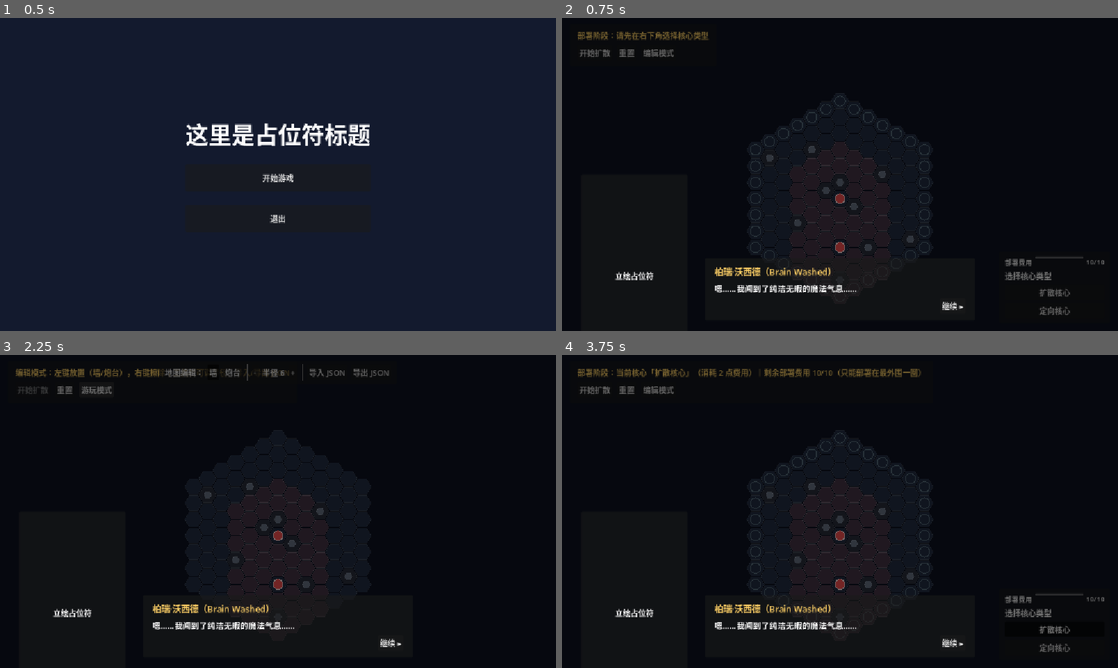
Above: before the commit, frames 1-4 (two rows, left to right).
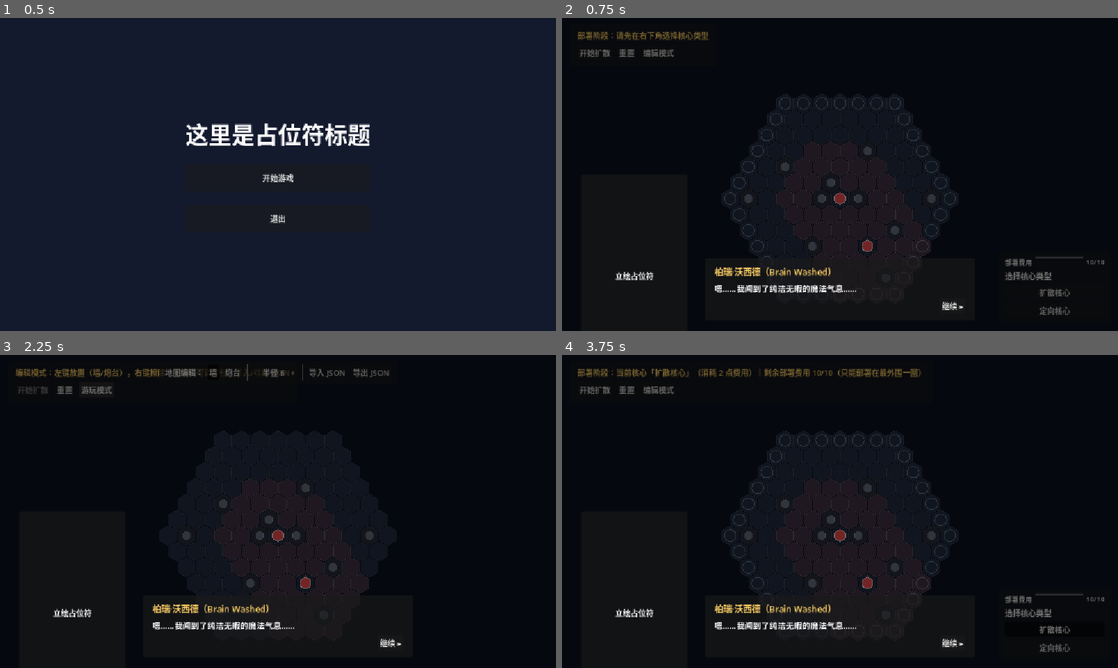
Above: after the commit, the same moments.

Repository: Dilute-l/ProjectGrow
Game: Godot game, scene res://main_menu.tscn
Two runs of this game, one before a commit and one after it. Both use one fixed random seed, a clock stepped at 60 frames per second and the inputs below.
Inputs:
- Up to frame 1 (0.5 s): no input
- Up to frame 2 (0.75 s): click "开始游戏" at 0.5 s
- Up to frame 3 (2.25 s): click "重置" at 1.25 s; click "编辑模式" at 2 s
- Up to frame 4 (3.75 s): click "游玩模式" at 2.75 s; click "扩散核心" at 3.5 s

Frame 1 is identical in both runs. In frame 2, 2.1% of the frame differs, in the area x 29-71%, y 24-77%; in frame 3, 1.2%; in frame 4, 2.1%.

Commit message:
加入了定向触手的贴图绘制

Diff:
--- a/hex_game.tscn
+++ b/hex_game.tscn
@@ -1,6 +1,11 @@
 [gd_scene format=3 uid="uid://buq8v4r6jbohc"]
 
 [ext_resource type="Script" uid="uid://cane2mmnyf14f" path="res://scripts/hex_game.gd" id="1_5p4vs"]
+[ext_resource type="Script" uid="uid://co6p1ibxykhye" path="res://scripts/texture_overlay.gd" id="2_s8scs"]
 
 [node name="Main" type="Node2D" unique_id=116855881]
 script = ExtResource("1_5p4vs")
+
+[node name="GroundOverlay" type="Node2D" parent="." unique_id=353896957]
+script = ExtResource("2_s8scs")
+draw_offset = Vector2(-26.7, -31)
--- a/scripts/hex_draw.gd
+++ b/scripts/hex_draw.gd
@@ -31,7 +31,7 @@
 		var s: float = game.hex_size * 0.42
 		var pts := PackedVector2Array()
 		for i in 6:
-			var a := deg_to_rad(60.0 * i)
+			var a := deg_to_rad(60.0 * i + 30.0)
 			pts.append(c + Vector2(cos(a), sin(a)) * s)
 		game.draw_colored_polygon(pts, game.COL_WALL_EDGE)
 		var closed := pts.duplicate()
@@ -96,7 +96,7 @@
 func draw_hex(center: Vector2, size: float, col: Color) -> void:
 	var pts := PackedVector2Array()
 	for i in 6:
-		var a := deg_to_rad(60.0 * i)
+		var a := deg_to_rad(60.0 * i + 30.0)
 		pts.append(center + Vector2(cos(a), sin(a)) * size)
 	game.draw_colored_polygon(pts, col)
 	var closed := pts.duplicate()
--- a/scripts/hex_geometry.gd
+++ b/scripts/hex_geometry.gd
@@ -27,25 +27,25 @@
 	var margin: float = 60.0
 	var avail_w: float = vs.x - margin * 2.0
 	var avail_h: float = vs.y - margin * 2.0 - 90.0
-	var by_w: float = avail_w / (3.0 * game.map_radius + 2.0)
-	var by_h: float = avail_h / (sqrt(3.0) * (2.0 * game.map_radius + 1.0))
+	var by_w: float = avail_w / (sqrt(3.0) * (2.0 * game.map_radius + 1.0))
+	var by_h: float = avail_h / (3.0 * game.map_radius + 2.0)
 	game.hex_size = clampf(minf(game.HEX_SIZE_DEFAULT, minf(by_w, by_h)), 8.0, game.HEX_SIZE_DEFAULT)
 
-## 轴向坐标（点尖顶）转像素（相对原点）
+## 轴向坐标（尖顶朝上 / pointy-top）转像素（相对原点）
 static func axial_to_pixel(q: float, r: float, size: float) -> Vector2:
-	return Vector2(size * 1.5 * q, size * sqrt(3.0) * (r + q * 0.5))
+	return Vector2(size * sqrt(3.0) * (q + r * 0.5), size * 1.5 * r)
 
 ## 某地块中心的屏幕坐标
 func hex_center(cell: Vector2i) -> Vector2:
 	return game.map_offset + axial_to_pixel(cell.x, cell.y, game.hex_size)
 
-## 屏幕坐标反解为轴向坐标（四舍五入到最近的六边形）
+## 屏幕坐标反解为轴向坐标（尖顶布局，四舍五入到最近的六边形）
 func pixel_to_hex(p: Vector2) -> Vector2i:
 	var lp: Vector2 = p - game.map_offset
-	var qf: float = (2.0 / 3.0 * lp.x) / game.hex_size
-	var rf: float = (-1.0 / 3.0 * lp.x + sqrt(3.0) / 3.0 * lp.y) / game.hex_size
-	var xf: float = qf
-	var zf: float = rf
+	var px: float = lp.x / game.hex_size
+	var py: float = lp.y / game.hex_size
+	var xf: float = sqrt(3.0) / 3.0 * px - 1.0 / 3.0 * py
+	var zf: float = 2.0 / 3.0 * py
 	var yf: float = -xf - zf
 	var rx: int = roundi(xf)
 	var ry: int = roundi(yf)
--- /dev/null
+++ b/scripts/speedy_core_mode.gd
@@ -0,0 +1,24 @@
+class_name SpeedyCoreMode
+extends CoreMode
+
+## 定向模式：部署时须点击相邻地块选择方向；此后每块该模式的污染地块
+## 都沿该方向单向扩散一格。方向存在 polluted[cell]["dir"] 中，扩散时继承。
+
+## 部署该模式核心的费用消耗（点；接线方在部署入口使用）
+const DEPLOY_COST := 1
+
+func mode() -> String:
+	return "speedy"
+
+func needs_direction() -> bool:
+	return true
+
+func interval_fallback() -> float:
+	return 0.3
+
+func display_name() -> String:
+	return "高速"
+
+func spread_candidates(cell: Vector2i, payload: Dictionary) -> Array[Vector2i]:
+	var dir: Vector2i = payload.get("dir", Vector2i.ZERO)
+	return [cell + dir]
--- /dev/null
+++ b/scripts/texture_overlay.gd
@@ -0,0 +1,122 @@
+class_name TextureOverlay
+extends Node2D
+
+## 贴图覆盖层（不修改 hex_game.gd）
+##
+## 作为 hex_game.tscn 里 Main 的子节点运行，把“上色方案”中能用贴图表达的部分
+## 叠画在原矢量色块之上：
+##   - 定向式核心（部署时带方向，如 directional / speedy 等）的所在格：
+##     画 images/Direct_core.png（本体）；
+##   - 任何“带方向载荷”的污染地块（非核心格，polluted[cell].dir 非零，
+##     即会朝某方向继续蔓延的定向式扩散）：按该方向画
+##     images/Direct_{left,right,upleft,upright,downleft,downright}.png；
+##   - 径向核心、普通地块、墙等维持原矢量色块（本层不画）。
+##
+## 说明：
+##   - 本脚本只【读取】父节点 Main（hex_game.gd 与其 geometry 模块）公开的
+##     units / polluted / hex_size / map_offset 以及 main.geometry.hex_center()，
+##     不改任何 hex_game.gd / hex_*.gd 代码；
+##   - 数值可调项（跨幅）集中在下方导出变量里；方向→贴图的选择见 _dir_entry()。
+##     贴图按原始方向绘制，不做旋转 —— 各方向图的朝向由图片本身保证。
+
+# ---------------------------------------------------------------------------
+# 贴图资源
+# ---------------------------------------------------------------------------
+const TEX_CORE := preload("res://images/Direct_core.png")
+const TEX_LEFT := preload("res://images/Direct_left.png")
+const TEX_RIGHT := preload("res://images/Direct_right.png")
+const TEX_UPLEFT := preload("res://images/Direct_upleft.png")
+const TEX_UPRIGHT := preload("res://images/Direct_upright.png")
+const TEX_DOWNLEFT := preload("res://images/Direct_downleft.png")
+const TEX_DOWNRIGHT := preload("res://images/Direct_downright.png")
+const ART_BOX := 154.0                 # 素材画布边长（像素）
+
+# 绘制大小（以 hex_size 为单位；相邻格中心距 ≈ √3 ≈ 1.732×hex_size）
+# 已导出：在编辑器选中 Main/GroundOverlay 节点，Inspector 里可实时调整
+@export_range(0.05, 4.0, 0.01) var core_span := 0.06        # 定向核心本体贴图跨幅
+@export_range(0.05, 4.0, 0.01) var tentacle_span := 0.06    # 定向污染蔓延贴图跨幅
+@export var draw_offset := Vector2.ZERO                     # 贴图整体位移（像素：x>0 向右、y>0 向下）
+
+var _last_hex_size := -1.0
+var _last_offset := Vector2(-1e9, -1e9)
+var _had_any := false          # 上一帧是否画过内容（用于“清空后立刻清屏”的重绘）
+
+# ---------------------------------------------------------------------------
+# 每帧：需要时重绘（跟随扩散/移除/窗口缩放）
+# ---------------------------------------------------------------------------
+func _process(_delta: float) -> void:
+	var main = get_parent()
+	if main == null:
+		return
+	var any := _has_items(main)
+	var geometry_changed: bool = main.hex_size != _last_hex_size or main.map_offset != _last_offset
+	# 有内容、几何变化、或“上一帧有内容但现在被清空（如重置）”时都要重绘
+	if any or geometry_changed or (_had_any and not any):
+		_last_hex_size = main.hex_size
+		_last_offset = main.map_offset
+		_had_any = any
+		queue_redraw()
+
+func _has_items(main) -> bool:
+	if main.units.size() > 0:
+		for n in main.units.values():
+			if n != null and n.is_directional():
+				return true
+	if main.polluted.size() > 0:
+		for cell in main.polluted.keys():
+			if main.units.has(cell):
+				continue
+			var pl: Dictionary = main.polluted[cell]
+			if pl.get("dir", Vector2i.ZERO) != Vector2i.ZERO:
+				return true
+	return false
+
+# ---------------------------------------------------------------------------
+# 绘制
+# ---------------------------------------------------------------------------
+func _draw() -> void:
+	var main = get_parent()
+	if main == null:
+		return
+	# 1) 定向式核心所在格：本体（Direct_core；径向核心维持原色块，本层不画）
+	for cell in main.units:
+		var n: PlayerCore = main.units[cell]
+		if n == null or not n.is_directional():
+			continue
+		_draw_art(main.geometry.hex_center(cell), TEX_CORE, main.hex_size * core_span)
+	# 2) 带方向的污染地块（非核心格，方向载荷非零）：按方向画蔓延形态
+	for cell in main.polluted.keys():
+		if main.units.has(cell):
+			continue
+		var pl: Dictionary = main.polluted[cell]
+		var dir: Vector2i = pl.get("dir", Vector2i.ZERO)
+		if dir == Vector2i.ZERO:
+			continue
+		var tex := _dir_entry(dir)
+		_draw_art(main.geometry.hex_center(cell), tex, main.hex_size * tentacle_span)
+
+## 在中心 center 处画一张 154x154 贴图（不旋转，贴图按原始方向绘制），span 为渲染边长。
+## 导出的 draw_offset 会叠加到中心坐标上，用于把贴图整体向上下左右微调对齐。
+func _draw_art(center: Vector2, tex: Texture2D, span: float) -> void:
+	var s := span / ART_BOX
+	draw_set_transform(center + draw_offset, 0.0, Vector2(s, s))
+	draw_texture(tex, Vector2(-ART_BOX * 0.5, -ART_BOX * 0.5))
+	draw_set_transform(Vector2.ZERO, 0.0, Vector2.ONE)
+
+## 六邻居方向 -> 贴图。贴图自身已按对应方向制作，此处只负责按方向选取，不旋转。
+func _dir_entry(dir: Vector2i) -> Texture2D:
+	match dir:
+		Vector2i(1, 0):
+			return TEX_RIGHT
+		Vector2i(-1, 0):
+			return TEX_LEFT
+		Vector2i(0, 1):
+			return TEX_DOWNRIGHT
+		Vector2i(0, -1):
+			return TEX_UPLEFT
+		Vector2i(1, -1):
+			return TEX_UPRIGHT
+		Vector2i(-1, 1):
+			return TEX_DOWNLEFT
+		_:
+			return TEX_CORE
Binary file added: images/Direct_core.png
Not shown, added: images/Direct_core.png.import
Binary file added: images/Direct_downleft.png
Not shown, added: images/Direct_downleft.png.import
Binary file added: images/Direct_downright.png
Not shown, added: images/Direct_downright.png.import
Binary file added: images/Direct_left.png
Not shown, added: images/Direct_left.png.import
Binary file added: images/Direct_right.png
Not shown, added: images/Direct_right.png.import
Binary file added: images/Direct_upleft.png
Not shown, added: images/Direct_upleft.png.import
(and 4 more such lines)
